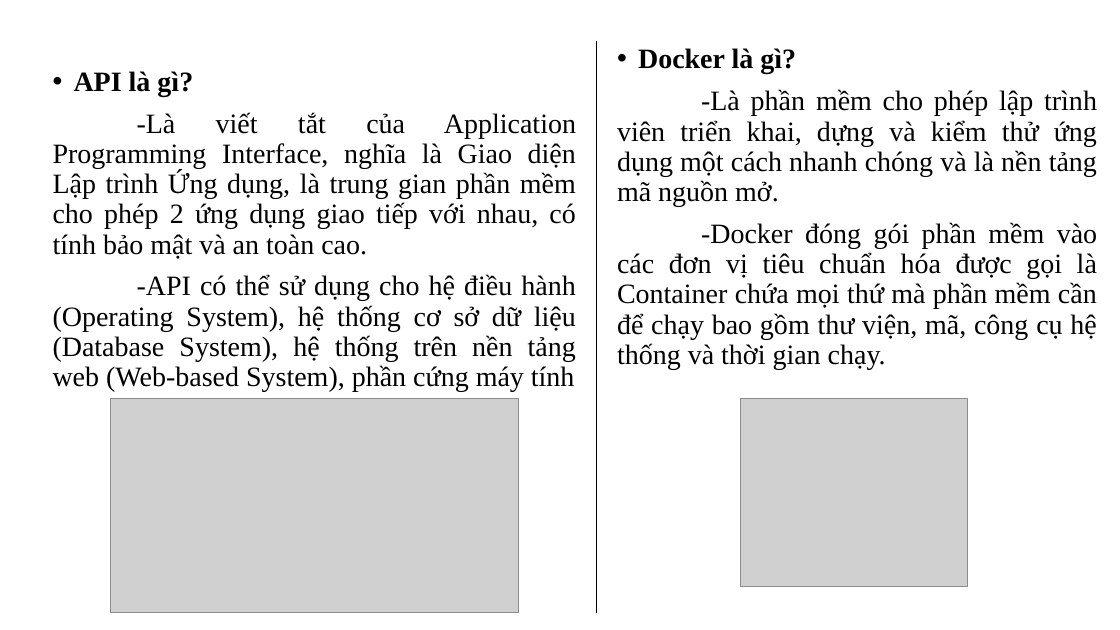
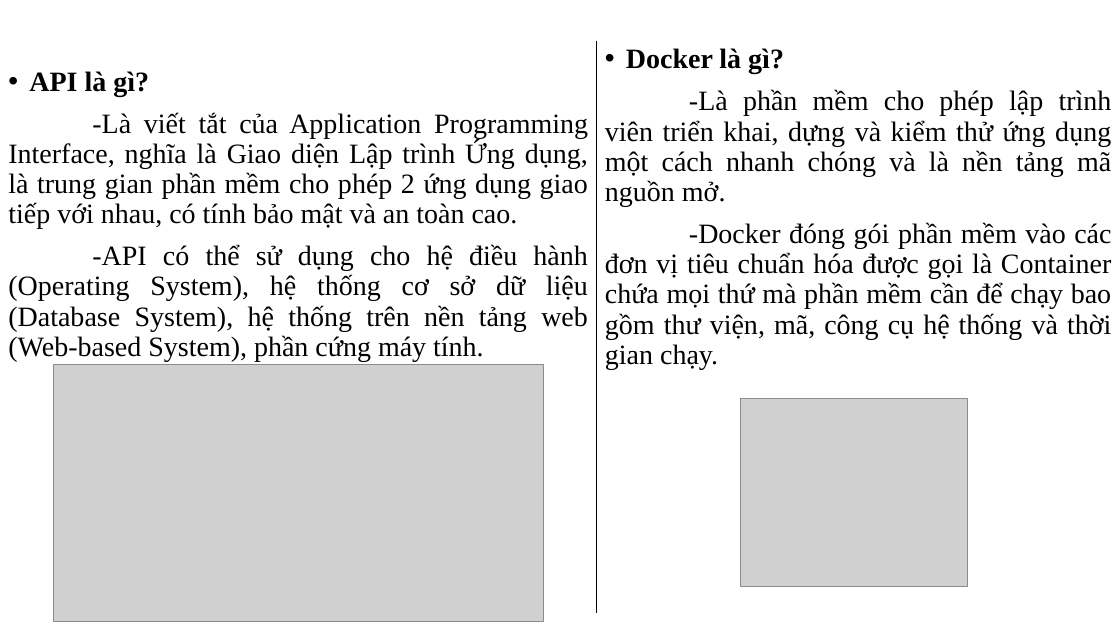
Before and after one commit to tanduy2407/Covid-19, a slide deck: slide 7 of data/DATH_HK1_2122_41502101_PhamHoangTanDuy.pptx. Drawn at 1120x630 pixels with LibreOffice and Linux fonts; fonts in the diff are those of the drawing; grey boxes stand for pictures; background and template pictures are left out. Boxes give left, top, right and bottom in pixels: in the first picture for what was removed or moved away, otherwise in the second. Text is boxed around its words. In the diff, an @@ line names an element or a change of style, - is before the commit and + after.

```diff
--- a/data/DATH_HK1_2122_41502101_PhamHoangTanDuy.pptx
+++ b/data/DATH_HK1_2122_41502101_PhamHoangTanDuy.pptx
@@ text "Docker là gì?" rewrapped from bbox=[617, 48, 1097, 369] to bbox=[605, 48, 1112, 369] @@
@@ text "API là gì?": place and size @@
-text "API là gì?" at bbox=[53, 71, 576, 392]
+text "API là gì?" at bbox=[8, 71, 588, 361]
@@ text at bbox=[8, 244, 588, 361]: text changed @@
--API có thể sử dụng cho hệ điều hành (Operating System), hệ thống cơ sở dữ liệu (Database System), hệ thống trên nền tảng web (Web-based System), phần cứng máy tính
+-API có thể sử dụng cho hệ điều hành (Operating System), hệ thống cơ sở dữ liệu (Database System), hệ thống trên nền tảng web (Web-based System), phần cứng máy tính.
@@ picture: place and size @@
-picture at bbox=[110, 398, 518, 613]
+picture at bbox=[53, 364, 543, 621]
```
Also in this commit, not shown: 13 other slides changed, 4 slides added, 10 slides removed, 11 other files.
